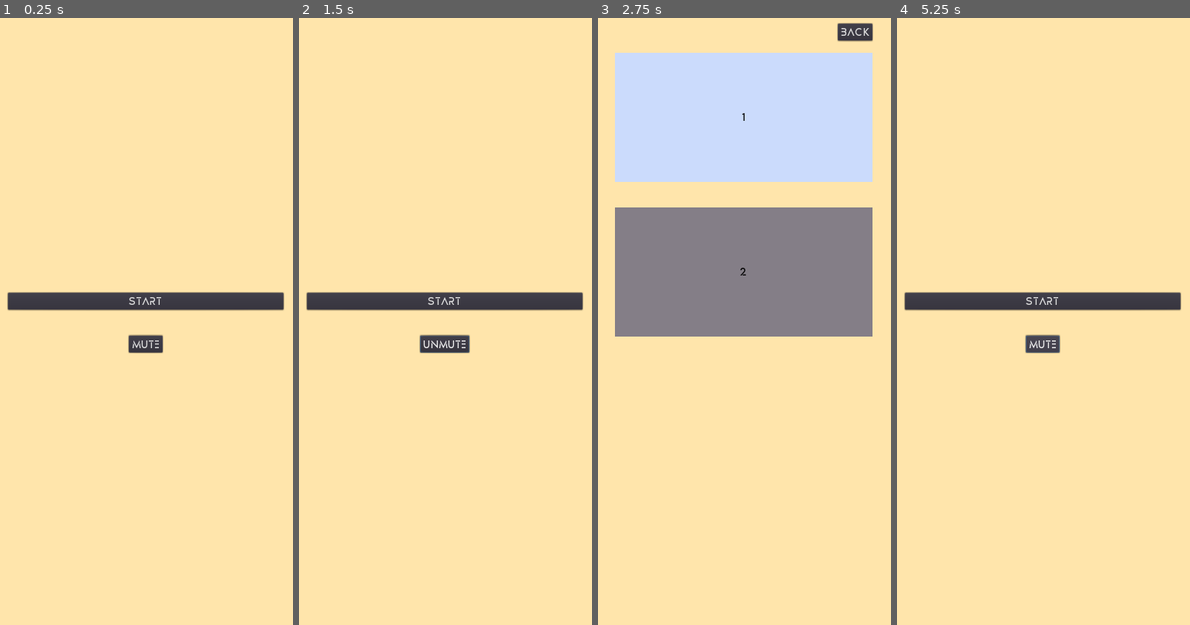
Above: before the commit, frames 1-4 (left to right).
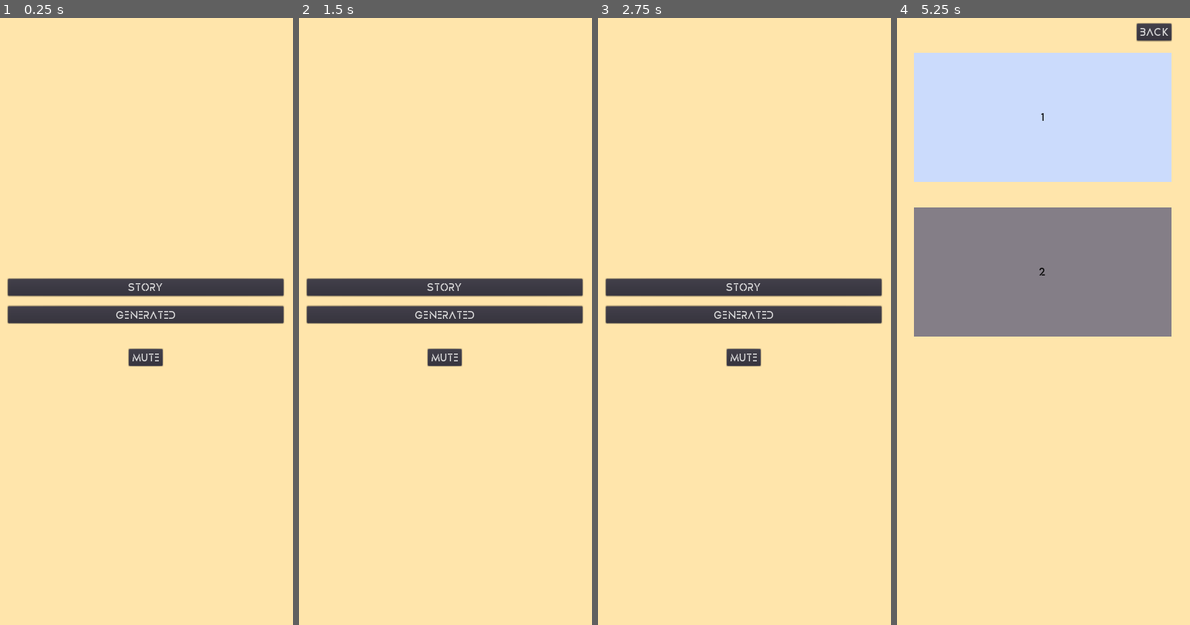
Above: after the commit, the same moments.

Repository: sisipun/SleepyCity
Game: Godot game, scene res://Game/Menu/MainMenu/MainMenu.tscn
The game is run twice, just before and just after one commit, with the same random seed, the same clock (stepped at 60 frames per second) and the same inputs.
Inputs (mouse positions are in pixels of both pictures, inside the frame that each line leads up to):
- Up to frame 1 (0.25 s): no input
- Up to frame 2 (1.5 s): click "Mute" (after the commit: "Generated") at 0.5 s; click (568, 42) at 1.25 s, where only the run after the commit has a clickable "Menu"
- Up to frame 3 (2.75 s): click (744, 303) at 2 s, where only the run before the commit has a clickable "Start"
- Up to frame 4 (5.25 s): click "Back" (after the commit: "Story") at 2.75 s; click (1043, 303) at 3.5 s, where only the run before the commit has a clickable "Start"; click "Back" at 4.25 s; click "Unmute" (after the commit: "Story") at 5 s

The runs differ from the first frame. In frame 1, 7.0% of the frame differs, in the area x 2-98%, y 42-58%; in frame 2, 7.1%; in frame 3, 39%, in the area x 2-98%, y 0-58%; in frame 4, 38%.

Commit message:
Generated level

Diff:
--- a/Game/Level/GameArea/Cell.tscn
+++ b/Game/Level/Cell.tscn
@@ -1,171 +1,171 @@
 [gd_scene load_steps=36 format=2]
 
-[ext_resource path="res://Game/Level/GameArea/Cell.gd" type="Script" id=1]
-[ext_resource path="res://Assets/Level/dead_cell.png" type="Texture" id=2]
+[ext_resource path="res://Game/Level/Cell.gd" type="Script" id=1]
+[ext_resource path="res://Assets/Level/default_cell.png" type="Texture" id=2]
 [ext_resource path="res://Assets/Level/alive_cell.png" type="Texture" id=3]
-[ext_resource path="res://Assets/Level/tip_cell.png" type="Texture" id=4]
-[ext_resource path="res://Assets/Level/target_cell.png" type="Texture" id=5]
-[ext_resource path="res://Assets/Level/default_cell.png" type="Texture" id=6]
+[ext_resource path="res://Assets/Level/dead_cell.png" type="Texture" id=4]
+[ext_resource path="res://Assets/Level/tip_cell.png" type="Texture" id=5]
+[ext_resource path="res://Assets/Level/target_cell.png" type="Texture" id=6]
 
 [sub_resource type="RectangleShape2D" id=1]
 extents = Vector2( 64, 64 )
 
 [sub_resource type="AtlasTexture" id=2]
 flags = 4
-atlas = ExtResource( 2 )
+atlas = ExtResource( 3 )
 region = Rect2( 0, 0, 128, 128 )
 
 [sub_resource type="AtlasTexture" id=3]
 flags = 4
-atlas = ExtResource( 2 )
+atlas = ExtResource( 3 )
 region = Rect2( 128, 0, 128, 128 )
 
 [sub_resource type="AtlasTexture" id=4]
 flags = 4
-atlas = ExtResource( 2 )
+atlas = ExtResource( 3 )
 region = Rect2( 256, 0, 128, 128 )
 
 [sub_resource type="AtlasTexture" id=5]
 flags = 4
-atlas = ExtResource( 2 )
+atlas = ExtResource( 3 )
 region = Rect2( 384, 0, 128, 128 )
 
 [sub_resource type="AtlasTexture" id=6]
 flags = 4
-atlas = ExtResource( 2 )
+atlas = ExtResource( 3 )
 region = Rect2( 512, 0, 128, 128 )
 
 [sub_resource type="AtlasTexture" id=7]
 flags = 4
-atlas = ExtResource( 2 )
+atlas = ExtResource( 3 )
 region = Rect2( 640, 0, 128, 128 )
 
 [sub_resource type="AtlasTexture" id=8]
 flags = 4
-atlas = ExtResource( 2 )
+atlas = ExtResource( 3 )
 region = Rect2( 768, 0, 128, 128 )
 
 [sub_resource type="AtlasTexture" id=9]
 flags = 4
-atlas = ExtResource( 2 )
+atlas = ExtResource( 3 )
 region = Rect2( 896, 0, 128, 128 )
 
 [sub_resource type="AtlasTexture" id=10]
 flags = 4
-atlas = ExtResource( 2 )
+atlas = ExtResource( 3 )
 region = Rect2( 1024, 0, 128, 128 )
 
 [sub_resource type="AtlasTexture" id=11]
 flags = 4
-atlas = ExtResource( 2 )
+atlas = ExtResource( 3 )
 region = Rect2( 1152, 0, 128, 128 )
 
 [sub_resource type="AtlasTexture" id=12]
 flags = 4
-atlas = ExtResource( 2 )
+atlas = ExtResource( 3 )
 region = Rect2( 1280, 0, 128, 128 )
 
 [sub_resource type="AtlasTexture" id=13]
 flags = 4
-atlas = ExtResource( 2 )
+atlas = ExtResource( 3 )
 region = Rect2( 1408, 0, 128, 128 )
 
 [sub_resource type="AtlasTexture" id=14]
 flags = 4
-atlas = ExtResource( 2 )
+atlas = ExtResource( 3 )
 region = Rect2( 1536, 0, 128, 128 )
 
 [sub_resource type="AtlasTexture" id=15]
 flags = 4
-atlas = ExtResource( 3 )
+atlas = ExtResource( 4 )
 region = Rect2( 0, 0, 128, 128 )
 
 [sub_resource type="AtlasTexture" id=16]
 flags = 4
-atlas = ExtResource( 3 )
+atlas = ExtResource( 4 )
 region = Rect2( 128, 0, 128, 128 )
 
 [sub_resource type="AtlasTexture" id=17]
 flags = 4
-atlas = ExtResource( 3 )
+atlas = ExtResource( 4 )
 region = Rect2( 256, 0, 128, 128 )
 
 [sub_resource type="AtlasTexture" id=18]
 flags = 4
-atlas = ExtResource( 3 )
+atlas = ExtResource( 4 )
 region = Rect2( 384, 0, 128, 128 )
 
 [sub_resource type="AtlasTexture" id=19]
 flags = 4
-atlas = ExtResource( 3 )
+atlas = ExtResource( 4 )
 region = Rect2( 512, 0, 128, 128 )
 
 [sub_resource type="AtlasTexture" id=20]
 flags = 4
-atlas = ExtResource( 3 )
+atlas = ExtResource( 4 )
 region = Rect2( 640, 0, 128, 128 )
 
 [sub_resource type="AtlasTexture" id=21]
 flags = 4
-atlas = ExtResource( 3 )
+atlas = ExtResource( 4 )
 region = Rect2( 768, 0, 128, 128 )
 
 [sub_resource type="AtlasTexture" id=22]
 flags = 4
-atlas = ExtResource( 3 )
+atlas = ExtResource( 4 )
 region = Rect2( 896, 0, 128, 128 )
 
 [sub_resource type="AtlasTexture" id=23]
 flags = 4
-atlas = ExtResource( 3 )
+atlas = ExtResource( 4 )
 region = Rect2( 1024, 0, 128, 128 )
 
 [sub_resource type="AtlasTexture" id=24]
 flags = 4
-atlas = ExtResource( 3 )
+atlas = ExtResource( 4 )
 region = Rect2( 1152, 0, 128, 128 )
 
 [sub_resource type="AtlasTexture" id=25]
 flags = 4
-atlas = ExtResource( 3 )
+atlas = ExtResource( 4 )
 region = Rect2( 1280, 0, 128, 128 )
 
 [sub_resource type="AtlasTexture" id=26]
 flags = 4
-atlas = ExtResource( 3 )
+atlas = ExtResource( 4 )
 region = Rect2( 1408, 0, 128, 128 )
 
 [sub_resource type="AtlasTexture" id=27]
 flags = 4
-atlas = ExtResource( 3 )
+atlas = ExtResource( 4 )
 region = Rect2( 1536, 0, 128, 128 )
 
 [sub_resource type="SpriteFrames" id=28]
 animations = [ {
 "frames": [ SubResource( 2 ), SubResource( 3 ), SubResource( 4 ), SubResource( 5 ), SubResource( 6 ), SubResource( 7 ), SubResource( 8 ), SubResource( 9 ), SubResource( 10 ), SubResource( 11 ), SubResource( 12 ), SubResource( 13 ), SubResource( 14 ) ],
 "loop": false,
-"name": "dead",
+"name": "alive",
 "speed": 60.0
 }, {
 "frames": [ SubResource( 15 ), SubResource( 16 ), SubResource( 17 ), SubResource( 18 ), SubResource( 19 ), SubResource( 20 ), SubResource( 21 ), SubResource( 22 ), SubResource( 23 ), SubResource( 24 ), SubResource( 25 ), SubResource( 26 ), SubResource( 27 ) ],
 "loop": false,
-"name": "alive",
+"name": "dead",
 "speed": 60.0
 } ]
 
 [sub_resource type="SpriteFrames" id=29]
 animations = [ {
-"frames": [ ExtResource( 6 ) ],
+"frames": [ ExtResource( 2 ) ],
 "loop": false,
 "name": "default",
 "speed": 5.0
 }, {
-"frames": [ ExtResource( 5 ) ],
+"frames": [ ExtResource( 6 ) ],
 "loop": false,
 "name": "target",
 "speed": 5.0
 }, {
-"frames": [ ExtResource( 4 ) ],
+"frames": [ ExtResource( 5 ) ],
 "loop": false,
 "name": "tip",
 "speed": 5.0
--- a/Game/LevelGenerator.gd
+++ b/Game/Level/Generated/GeneratedLevel.gd
@@ -1,10 +1,18 @@
 extends Node
 
 
-class_name LevelGenerator
+var _level: Storage.LevelInfo
 
 
-static func generate(width: int, height: int, solution_size: int) -> Storage.LevelInfo:
+func _ready() -> void:
+	_level = generate(5, 10, 2)
+	$LevelArea.set_level(_level)
+
+
+func _on_completed(steps_count: int, took_tip: bool) -> void:
+	Storage.complete_generated_level(_level, steps_count, took_tip)
+
+func generate(width: int, height: int, solution_size: int) -> Storage.LevelInfo:
 	var map: = []
 	for i in range(width):
 		map.push_back([])
--- /dev/null
+++ b/Game/Level/Generated/GeneratedLevel.tscn
@@ -0,0 +1,15 @@
+[gd_scene load_steps=3 format=2]
+
+[ext_resource path="res://Game/Level/Level.tscn" type="PackedScene" id=1]
+[ext_resource path="res://Game/Level/Generated/GeneratedLevel.gd" type="Script" id=2]
+
+[node name="GeneratedLevel" instance=ExtResource( 1 )]
+script = ExtResource( 2 )
+
+[node name="Interface" parent="InterfaceLayer" index="0"]
+menu_path = "res://Game/Menu/MainMenu/MainMenu.tscn"
+
+[node name="LevelCompletePopup" parent="InterfaceLayer" index="1"]
+next_scene_path = "res://Game/Level/Generated/GeneratedLevel.tscn"
+menu_path = "res://Game/Menu/MainMenu/MainMenu.tscn"
+[connection signal="completed" from="LevelArea" to="." method="_on_completed"]
--- a/Game/Level/Interface/Interface.gd
+++ b/Game/Level/Interface/Interface.gd
@@ -1,10 +1,12 @@
 extends Control
-
 
 signal step_back
 signal reset
 signal tip
 signal step(step_count)
+
+
+export(String) var menu_path
 
 
 func _on_reset_pressed() -> void:
@@ -15,13 +17,13 @@
 	emit_signal("step_back")
 
 
-func _on_menu_pressed() -> void:
-	get_tree().change_scene("res://Game/Menu/ChooseLevel/ChooseLevel.tscn")
-
-
 func _on_tip_pressed() -> void:
 	emit_signal("tip")
 
 
 func _on_step(step_count: int) -> void:
 	emit_signal("step", step_count)
+
+
+func _on_menu_pressed() -> void:
+	get_tree().change_scene(menu_path)
--- a/Game/Level/Interface/Interface.tscn
+++ b/Game/Level/Interface/Interface.tscn
@@ -1,17 +1,15 @@
-[gd_scene load_steps=7 format=2]
+[gd_scene load_steps=5 format=2]
 
 [ext_resource path="res://Assets/Common/default.tres" type="DynamicFont" id=1]
-[ext_resource path="res://Game/Level/Interface/Interface.gd" type="Script" id=2]
-[ext_resource path="res://Game/Level/Interface/LevelCompletePopup.tscn" type="PackedScene" id=3]
-[ext_resource path="res://Game/Level/Interface/TipButton.gd" type="Script" id=4]
-[ext_resource path="res://Game/Level/Interface/StepLabel.gd" type="Script" id=5]
-[ext_resource path="res://Game/Menu/Common/LinkButton.tscn" type="PackedScene" id=6]
+[ext_resource path="res://Game/Level/Interface/Interface.gd" type="Script" id=3]
+[ext_resource path="res://Game/Level/Interface/StepLabel.gd" type="Script" id=4]
+[ext_resource path="res://Game/Level/Interface/TipButton.gd" type="Script" id=5]
 
 [node name="Interface" type="Control"]
 anchor_right = 1.0
 anchor_bottom = 1.0
 mouse_filter = 2
-script = ExtResource( 2 )
+script = ExtResource( 3 )
 __meta__ = {
 "_edit_use_anchors_": false
 }
@@ -50,13 +48,12 @@
 custom_constants/margin_left = 25
 custom_constants/margin_bottom = 10
 
-[node name="MenuButton" parent="Top/Buttons" instance=ExtResource( 6 )]
+[node name="MenuButton" type="Button" parent="Top/Buttons"]
 margin_left = 25.0
 margin_top = 10.0
 margin_right = 97.0
 margin_bottom = 43.0
 text = "Menu"
-link_path = "res://Game/Menu/ChooseLevel/ChooseLevel.tscn"
 
 [node name="Bottom" type="CenterContainer" parent="."]
 anchor_top = 1.0
@@ -97,14 +94,13 @@
 rect_min_size = Vector2( 100, 50 )
 custom_fonts/font = ExtResource( 1 )
 text = "Tip"
-script = ExtResource( 4 )
+script = ExtResource( 5 )
 __meta__ = {
 "_edit_use_anchors_": false
 }
-
-[node name="LevelCompletePopup" parent="." instance=ExtResource( 3 )]
 [connection signal="reset" from="." to="Top/Labels/StepLabel" method="_on_reset"]
 [connection signal="step" from="." to="Top/Labels/StepLabel" method="_on_step"]
+[connection signal="pressed" from="Top/Buttons/MenuButton" to="." method="_on_menu_pressed"]
 [connection signal="pressed" from="Bottom/Buttons/StepBackButton" to="." method="_on_step_back_pressed"]
 [connection signal="pressed" from="Bottom/Buttons/ResetButton" to="." method="_on_reset_pressed"]
 [connection signal="pressed" from="Bottom/Buttons/TipButton" to="Bottom/Buttons/TipButton" method="_on_pressed"]
--- a/Game/Level/Interface/LevelCompletePopup.gd
+++ b/Game/Level/Interface/LevelCompletePopup.gd
@@ -1,8 +1,8 @@
 extends Popup
 
 
-signal back_to_menu
-signal next
+export(String) var next_scene_path
+export(String) var menu_path
 
 
 func _ready() -> void:
@@ -10,6 +10,7 @@
 
 
 func _on_level_complete(level: Storage.LevelInfo, step_count: int, earn_bonus: bool, is_last_level: bool, is_last_pack: bool) -> void:
+	print("popup_complete")
 	popup_centered()
 	var step = level.step_count
 	$Menu/CenterLabels/Labels/StepLabel.text = "%d/%d" % [step_count, len(level.solution)]
@@ -26,8 +27,8 @@
 
 
 func _on_menu_pressed() -> void:
-	get_tree().change_scene("res://Game/Menu/ChooseLevel/ChooseLevel.tscn")
+	get_tree().change_scene(menu_path)
 
 
 func _on_next_pressed() -> void:
-	get_tree().change_scene("res://Game/Level/Level.tscn")
+	get_tree().change_scene(next_scene_path)
--- a/Game/Level/Interface/LevelCompletePopup.tscn
+++ b/Game/Level/Interface/LevelCompletePopup.tscn
@@ -74,20 +74,15 @@
 }
 
 [node name="MenuButton" type="Button" parent="Menu/Buttons"]
-margin_right = 72.0
+margin_left = 31.0
+margin_right = 103.0
 margin_bottom = 33.0
 text = "Menu"
-__meta__ = {
-"_edit_use_anchors_": false
-}
 
 [node name="NextButton" type="Button" parent="Menu/Buttons"]
-margin_left = 92.0
-margin_right = 220.0
+margin_left = 123.0
+margin_right = 188.0
 margin_bottom = 33.0
-text = "Next level"
-__meta__ = {
-"_edit_use_anchors_": false
-}
+text = "Next"
 [connection signal="pressed" from="Menu/Buttons/MenuButton" to="." method="_on_menu_pressed"]
 [connection signal="pressed" from="Menu/Buttons/NextButton" to="." method="_on_next_pressed"]
--- a/Game/Level/Level.tscn
+++ b/Game/Level/Level.tscn
@@ -1,8 +1,9 @@
-[gd_scene load_steps=4 format=2]
+[gd_scene load_steps=5 format=2]
 
-[ext_resource path="res://Game/Level/GameArea/GameArea.tscn" type="PackedScene" id=1]
+[ext_resource path="res://Game/Level/LevelArea.tscn" type="PackedScene" id=1]
 [ext_resource path="res://Game/Level/Interface/Interface.tscn" type="PackedScene" id=2]
 [ext_resource path="res://Assets/Level/background.png" type="Texture" id=3]
+[ext_resource path="res://Game/Level/Interface/LevelCompletePopup.tscn" type="PackedScene" id=6]
 
 [node name="Level" type="Node"]
 
@@ -21,13 +22,15 @@
 "_edit_use_anchors_": false
 }
 
-[node name="GameArea" parent="." instance=ExtResource( 1 )]
+[node name="LevelArea" parent="." instance=ExtResource( 1 )]
 position = Vector2( 50, 100 )
 
 [node name="InterfaceLayer" type="CanvasLayer" parent="."]
 
 [node name="Interface" parent="InterfaceLayer" instance=ExtResource( 2 )]
-[connection signal="step" from="GameArea" to="InterfaceLayer/Interface" method="_on_step"]
-[connection signal="reset" from="InterfaceLayer/Interface" to="GameArea" method="_on_reset"]
-[connection signal="step_back" from="InterfaceLayer/Interface" to="GameArea" method="_on_step_back"]
-[connection signal="tip" from="InterfaceLayer/Interface" to="GameArea" method="_on_tip"]
+
+[node name="LevelCompletePopup" parent="InterfaceLayer" instance=ExtResource( 6 )]
+[connection signal="step" from="LevelArea" to="InterfaceLayer/Interface" method="_on_step"]
+[connection signal="reset" from="InterfaceLayer/Interface" to="LevelArea" method="_on_reset"]
+[connection signal="step_back" from="InterfaceLayer/Interface" to="LevelArea" method="_on_step_back"]
+[connection signal="tip" from="InterfaceLayer/Interface" to="LevelArea" method="_on_tip"]
--- a/Game/Level/GameArea/GameArea.gd
+++ b/Game/Level/LevelArea.gd
@@ -2,21 +2,22 @@
 
 
 signal step(step_count)
+signal completed(steps_count, took_tip)
 
 
 export (float) var cell_margin: = 10
 
 
-var _level: Level
+var _level: LevelMap
 var _cells: Array
 var _last_tip: = 0
 var _took_tip: = false
 
 
-func _ready() -> void:
-	_level = Level.new(Storage.get_current_level()) #Level.new(LevelGenerator.generate(5, 10, 7))
+func set_level(info: Storage.LevelInfo):
+	_level = LevelMap.new(info)
 
-	var cell_scene: = load("res://Game/Level/GameArea/Cell.tscn")
+	var cell_scene: = load("res://Game/Level/Cell.tscn")
 	var screen_size: = get_viewport_rect().size
 	var game_area_width: = screen_size.x - 2 * position.x
 	var cells_width: = game_area_width - cell_margin * (_level.width() + 1)
@@ -65,12 +66,12 @@
 
 	if _level.step(i, j):
 		update_cells()
+		$Sound/CellSound.play()
 		emit_signal("step", _level.steps_count())
-		$Sound/CellSound.play()
 
 	if _level.is_complete():
 		$Sound/LevelCompleteSound.play()
-		Storage.completeCurrentLevel(_level.steps_count(), _took_tip)
+		emit_signal("completed", _level.steps_count(), _took_tip)
 
 
 func _on_tip() -> void:
--- a/Game/Level/GameArea/GameArea.tscn
+++ b/Game/Level/LevelArea.tscn
@@ -1,11 +1,11 @@
 [gd_scene load_steps=5 format=2]
 
 [ext_resource path="res://Assets/Level/game_area_background.png" type="Texture" id=1]
-[ext_resource path="res://Game/Level/GameArea/GameArea.gd" type="Script" id=2]
+[ext_resource path="res://Game/Level/LevelArea.gd" type="Script" id=2]
 [ext_resource path="res://Assets/Level/cell.wav" type="AudioStream" id=3]
 [ext_resource path="res://Assets/Level/success.wav" type="AudioStream" id=4]
 
-[node name="GameArea" type="Node2D"]
+[node name="LevelArea" type="Node2D"]
 script = ExtResource( 2 )
 
 [node name="Sound" type="Node" parent="."]
--- a/Game/Level/GameArea/Level.gd
+++ b/Game/Level/LevelMap.gd
@@ -1,8 +1,8 @@
 extends Node
 
-class_name Level
+class_name LevelMap
 
-var _level: Storage.LevelInfo
+var _info: Storage.LevelInfo
 var _map: Array = []
 var _steps: Array = []
 var _targets: Array = []
@@ -10,20 +10,20 @@
 var _completed: = false
 
 
-func _init(level: Storage.LevelInfo) -> void:
-	_level = level
-	for i in range(_level.width):
+func _init(info: Storage.LevelInfo) -> void:
+	_info = info
+	for i in range(_info.width):
 		_map.append([])
-		for j in range(_level.height):
-			_map[i].append(Vector2(i, j) in _level.initial)
+		for j in range(_info.height):
+			_map[i].append(Vector2(i, j) in _info.initial)
 
 
 func width() -> int:
-	return _level.width
+	return _info.width
 
 
 func height() -> int:
-	return _level.height
+	return _info.height
 
 
 func steps_count() -> int:
@@ -31,11 +31,11 @@
 
 
 func solution(i: int) -> Vector2:
-	return _level.solution[i]
+	return _info.solution[i]
 
 
 func solution_size() -> int:
-	return len(_level.solution)
+	return len(_info.solution)
 
 
 func is_alive(i: int, j: int) -> bool:
@@ -43,11 +43,11 @@
 
 
 func is_target(i: int, j: int) -> bool:
-	return Vector2(i, j) in _level.targets
+	return Vector2(i, j) in _info.targets
 
 
 func is_initial(i: int, j: int) -> bool:
-	return Vector2(i, j) in _level.initial
+	return Vector2(i, j) in _info.initial
 
 
 func is_complete() -> bool:
@@ -83,18 +83,18 @@
 	_steps = []
 	for i in range(_map.size()):
 		for j in range(_map[i].size()):
-			_map[i][j] = Vector2(i, j) in _level.initial
+			_map[i][j] = Vector2(i, j) in _info.initial
 	return true
 
 
 func _is_target_complete() -> bool:
-	for target in _level.targets:
+	for target in _info.targets:
 		if not _map[target.x][target.y]:
 			return false
 
 	for i in len(_map):
 		for j in len(_map[i]):
-			var targets_contains: bool = Vector2(i, j) in _level.targets
+			var targets_contains: bool = Vector2(i, j) in _info.targets
 			if _map[i][j] and not targets_contains:
 				return false
 			elif not _map[i][j] and targets_contains:
@@ -103,8 +103,8 @@
 	return true
 
 func _step(x: int, y: int):
-	var inc_x: int = x + 1 if _level.width > x + 1 else 0
-	var inc_y: int = y + 1 if _level.height > y + 1 else 0
+	var inc_x: int = x + 1 if _info.width > x + 1 else 0
+	var inc_y: int = y + 1 if _info.height > y + 1 else 0
 
 	_map[x][y] = not _map[x][y]
 	_map[x - 1][y] = not _map[x - 1][y]
--- /dev/null
+++ b/Game/Level/Story/StoryLevel.gd
@@ -0,0 +1,9 @@
+extends Node
+
+
+func _ready() -> void:
+	$LevelArea.set_level(Storage.get_current_level())
+
+
+func _on_completed(steps_count: int, took_tip: bool) -> void:
+	Storage.complete_story_level(steps_count, took_tip)
--- /dev/null
+++ b/Game/Level/Story/StoryLevel.tscn
@@ -0,0 +1,15 @@
+[gd_scene load_steps=3 format=2]
+
+[ext_resource path="res://Game/Level/Level.tscn" type="PackedScene" id=1]
+[ext_resource path="res://Game/Level/Story/StoryLevel.gd" type="Script" id=4]
+
+[node name="StoryLevel" instance=ExtResource( 1 )]
+script = ExtResource( 4 )
+
+[node name="Interface" parent="InterfaceLayer" index="0"]
+menu_path = "res://Game/Menu/ChooseLevel/ChooseLevel.tscn"
+
+[node name="LevelCompletePopup" parent="InterfaceLayer" index="1"]
+next_scene_path = "res://Game/Level/Story/StoryLevel.tscn"
+menu_path = "res://Game/Menu/ChooseLevel/ChooseLevel.tscn"
+[connection signal="completed" from="LevelArea" to="." method="_on_completed"]
--- a/Game/Menu/ChooseLevel/Levels.gd
+++ b/Game/Menu/ChooseLevel/Levels.gd
@@ -11,4 +11,4 @@
 
 func _on_level_clicked(i: int) -> void:
 	Storage.set_current_level(i)
-	get_tree().change_scene("res://Game/Level/Level.tscn")
+	get_tree().change_scene("res://Game/Level/Story/StoryLevel.tscn")
--- a/Game/Menu/MainMenu/MainMenu.gd
+++ /dev/null
@@ -1,5 +0,0 @@
-extends Control
-
-
-func _on_start_pressed() -> void:
-	get_tree().change_scene("res://Game/Menu/ChoosePack/ChoosePack.tscn")
--- a/Game/Menu/MainMenu/MainMenu.tscn
+++ b/Game/Menu/MainMenu/MainMenu.tscn
@@ -1,13 +1,12 @@
 [gd_scene load_steps=4 format=2]
 
-[ext_resource path="res://Game/Menu/MainMenu/MainMenu.gd" type="Script" id=1]
+[ext_resource path="res://Game/Menu/Common/LinkButton.tscn" type="PackedScene" id=1]
 [ext_resource path="res://Assets/Menu/background.png" type="Texture" id=2]
 [ext_resource path="res://Game/Menu/MainMenu/SoundButton.gd" type="Script" id=3]
 
 [node name="MainMenu" type="Control"]
 anchor_right = 1.0
 anchor_bottom = 1.0
-script = ExtResource( 1 )
 __meta__ = {
 "_edit_use_anchors_": false
 }
@@ -44,16 +43,24 @@
 "_edit_use_anchors_": false
 }
 
-[node name="StartButton" type="Button" parent="MenuMargin/Buttons"]
-margin_top = 542.0
+[node name="StoryButton" parent="MenuMargin/Buttons" instance=ExtResource( 1 )]
+margin_top = 515.0
 margin_right = 536.0
-margin_bottom = 575.0
-text = "Start"
+margin_bottom = 548.0
+text = "Story"
+link_path = "res://Game/Menu/ChoosePack/ChoosePack.tscn"
+
+[node name="GeneratedButton" parent="MenuMargin/Buttons" instance=ExtResource( 1 )]
+margin_top = 568.0
+margin_right = 536.0
+margin_bottom = 601.0
+text = "Generated"
+link_path = "res://Game/Level/Generated/GeneratedLevel.tscn"
 
 [node name="FooterButtonsMargin" type="MarginContainer" parent="MenuMargin/Buttons"]
-margin_top = 595.0
+margin_top = 621.0
 margin_right = 536.0
-margin_bottom = 658.0
+margin_bottom = 684.0
 custom_constants/margin_top = 30
 
 [node name="FooterButtons" type="HBoxContainer" parent="MenuMargin/Buttons/FooterButtonsMargin"]
@@ -68,5 +75,4 @@
 margin_bottom = 33.0
 text = "Mute"
 script = ExtResource( 3 )
-[connection signal="pressed" from="MenuMargin/Buttons/StartButton" to="." method="_on_start_pressed"]
 [connection signal="pressed" from="MenuMargin/Buttons/FooterButtonsMargin/FooterButtons/SoundButton" to="MenuMargin/Buttons/FooterButtonsMargin/FooterButtons/SoundButton" method="_on_pressed"]
--- a/Game/Storage.gd
+++ b/Game/Storage.gd
@@ -893,7 +893,7 @@
 	save()
 
 
-func completeCurrentLevel(step_count: int, took_tip: bool) -> void:
+func complete_story_level(step_count: int, took_tip: bool) -> void:
 	var current: LevelInfo = get_current_level()
 	var pack: PackInfo = get_current_pack()
 	var earn_bonus: = not current.bonus and not took_tip and len(current.solution) >= step_count
@@ -919,6 +919,17 @@
 	emit_signal("level_complete", current, step_count, earn_bonus, is_last_level, is_last_pack)
 
 
+func complete_generated_level(info: LevelInfo, step_count: int, took_tip: bool) -> void:
+	print("completed")
+	var pack: PackInfo = get_current_pack()
+	var earn_bonus: = not took_tip and len(info.solution) >= step_count
+
+	if earn_bonus:
+		_game.tips_count += 1
+
+	save()
+	emit_signal("level_complete", info, step_count, earn_bonus, false, false)
+
 
 func decriment_tip() -> void:
 	_game.tips_count -= 1
--- a/project.godot
+++ b/project.godot
@@ -12,17 +12,12 @@
 "base": "Area2D",
 "class": "Cell",
 "language": "GDScript",
-"path": "res://Game/Level/GameArea/Cell.gd"
+"path": "res://Game/Level/Cell.gd"
 }, {
 "base": "Node",
-"class": "Level",
+"class": "LevelMap",
 "language": "GDScript",
-"path": "res://Game/Level/GameArea/Level.gd"
-}, {
-"base": "Node",
-"class": "LevelGenerator",
-"language": "GDScript",
-"path": "res://Game/LevelGenerator.gd"
+"path": "res://Game/Level/LevelMap.gd"
 }, {
 "base": "MarginContainer",
 "class": "LevelPreview",
@@ -36,8 +31,7 @@
 } ]
 _global_script_class_icons={
 "Cell": "",
-"Level": "",
-"LevelGenerator": "",
+"LevelMap": "",
 "LevelPreview": "",
 "PackPreview": ""
 }
Renamed: Game/Level/GameArea/Cell.gd -> Game/Level/Cell.gd
Not shown: 1 places in Game/Level/Interface/Interface.tscn that only renumber resources
